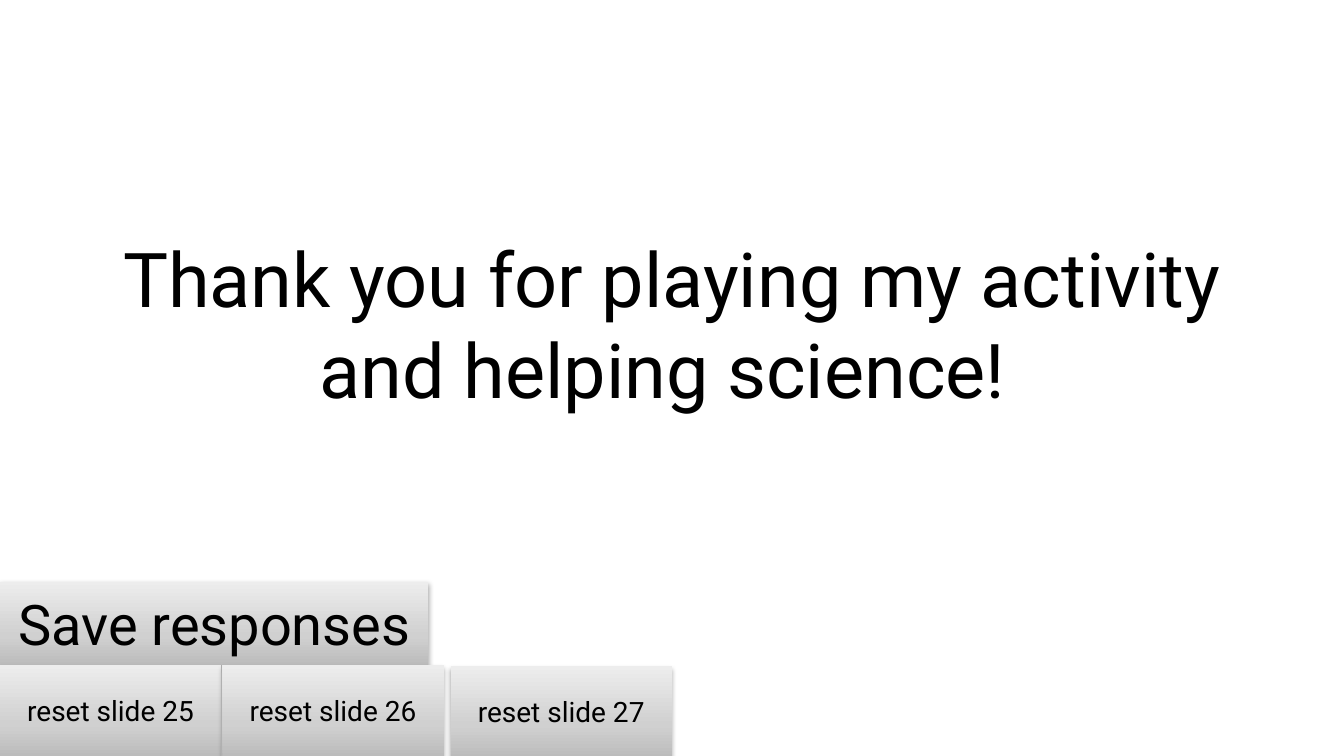
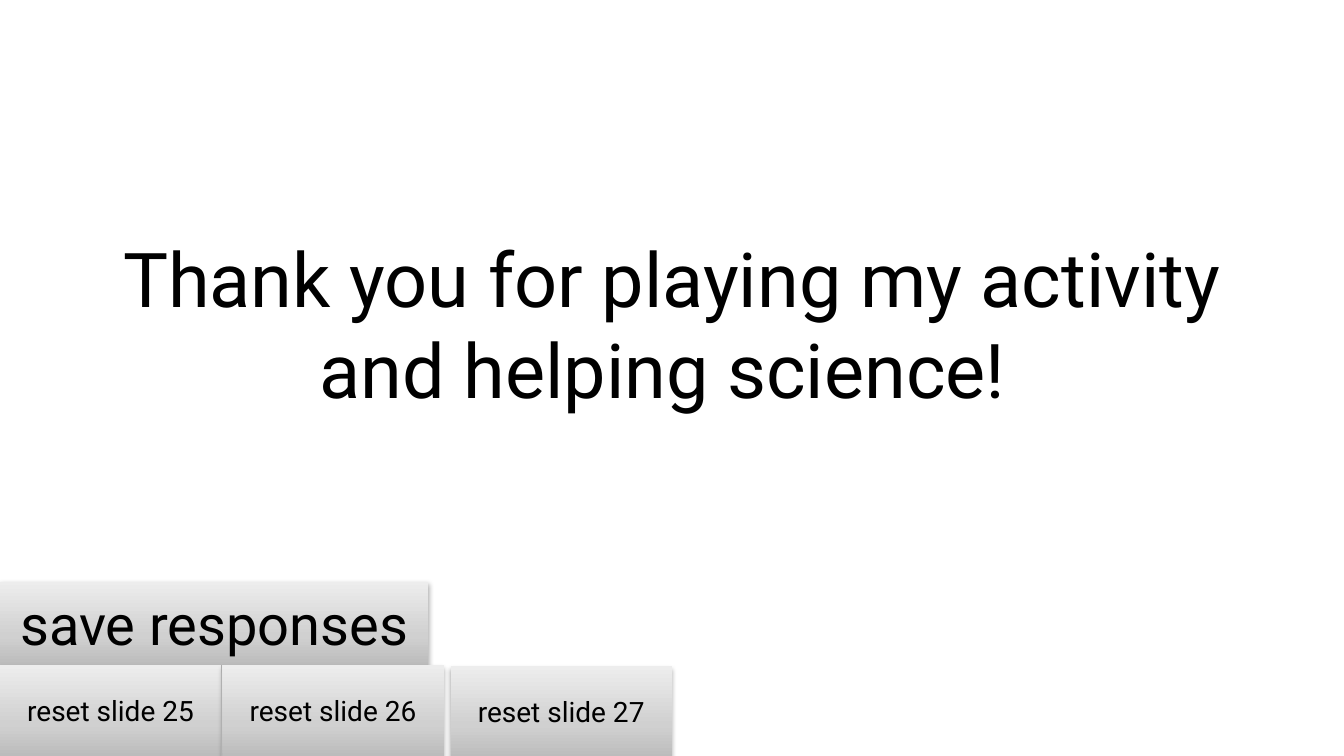
Before and after one commit to mariannazhang/PowerPoint-auto-coding, a slide deck: slide 34 of materials/stimuli.pptm. Drawn at 1344x756 pixels with LibreOffice and Linux fonts; fonts in the diff are those of the drawing. Boxes give left, top, right and bottom in pixels: in the first picture for what was removed or moved away, otherwise in the second. Text is boxed around its words. In the diff, an @@ line names an element or a change of style, - is before the commit and + after.

```diff
--- a/materials/stimuli.pptm
+++ b/materials/stimuli.pptm
@@ text in action button blank at box(20, 615, 408, 657): text changed @@
-Save responses
+save responses
```
Also in this commit, not shown: 7 other slides changed, 2 other files.
